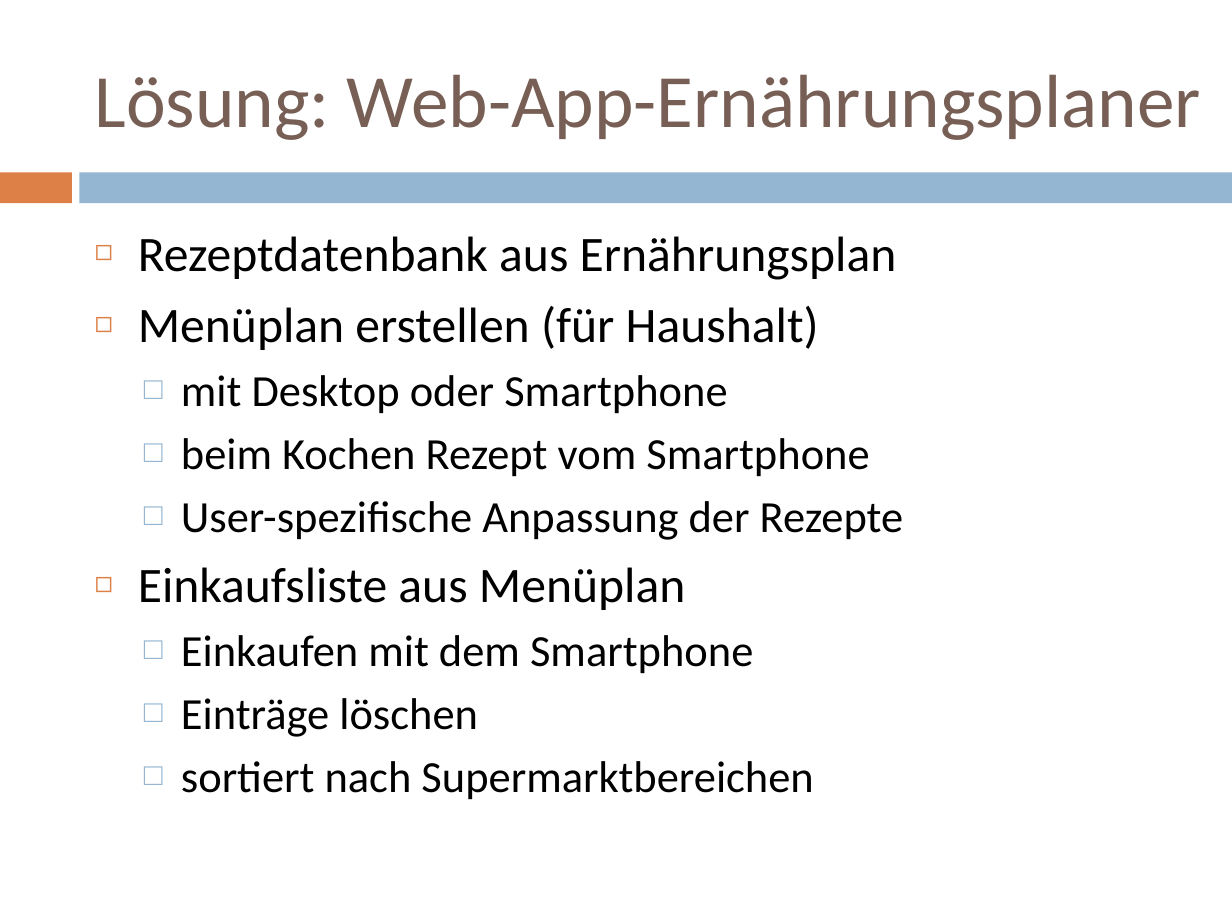
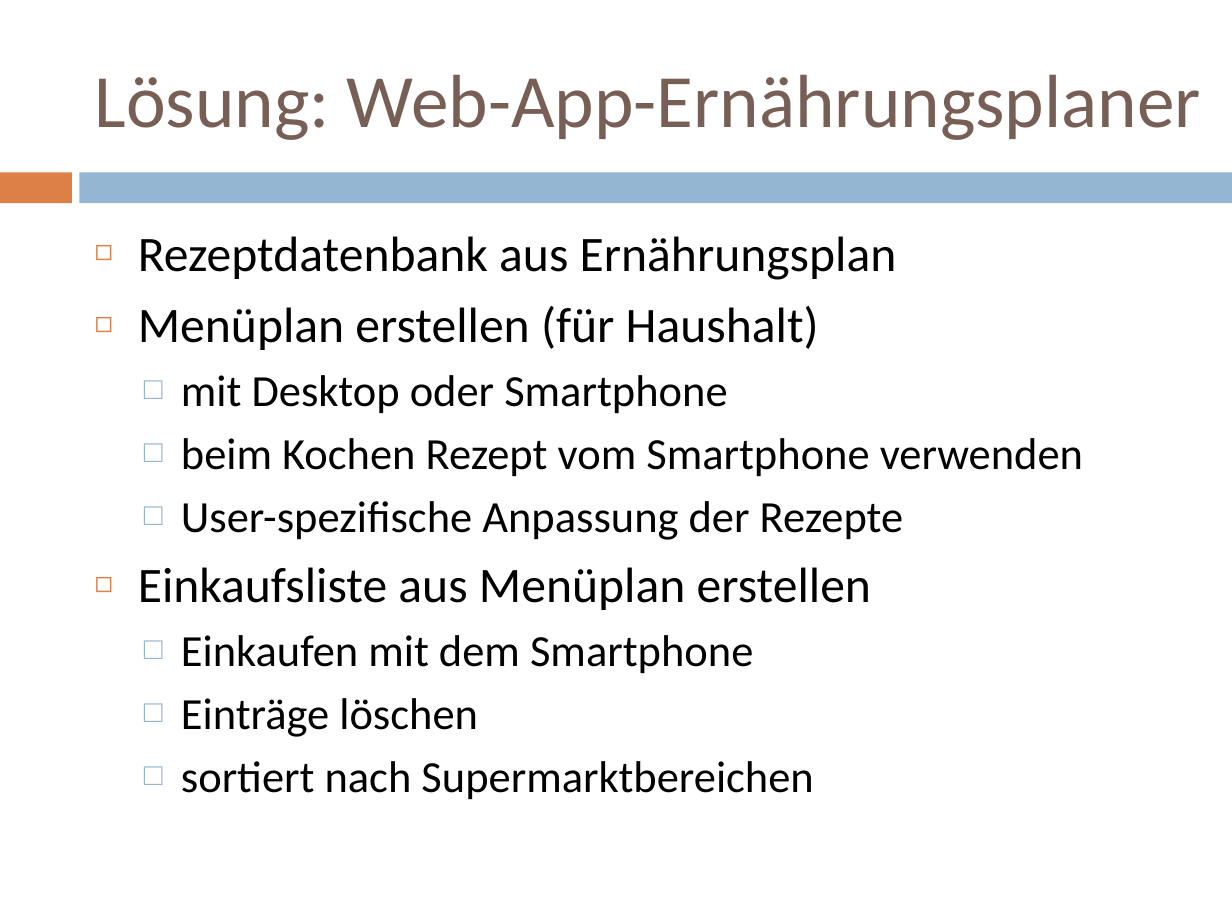
Before and after one commit to rklonner/eatBalanced, a slide deck: slide 4 of docs/EatBalanced_Presentation_Klonner.pptx. Drawn at 1232x924 pixels with LibreOffice and Linux fonts; fonts in the diff are those of the drawing. Boxes give left, top, right and bottom in pixels: in the first picture for what was removed or moved away, otherwise in the second. Text is boxed around its words. In the diff, an @@ line names an element or a change of style, - is before the commit and + after.

```diff
--- a/docs/EatBalanced_Presentation_Klonner.pptx
+++ b/docs/EatBalanced_Presentation_Klonner.pptx
@@ text at (181,438,1083,477): text changed @@
-  □ beim Kochen Rezept vom Smartphone
+  □ beim Kochen Rezept vom Smartphone verwenden
@@ text at (138,567,871,610): text changed @@
-◻ Einkaufsliste aus Menüplan
+◻ Einkaufsliste aus Menüplan erstellen
```
Also in this commit, not shown: 3 other slides changed, 1 other file.
